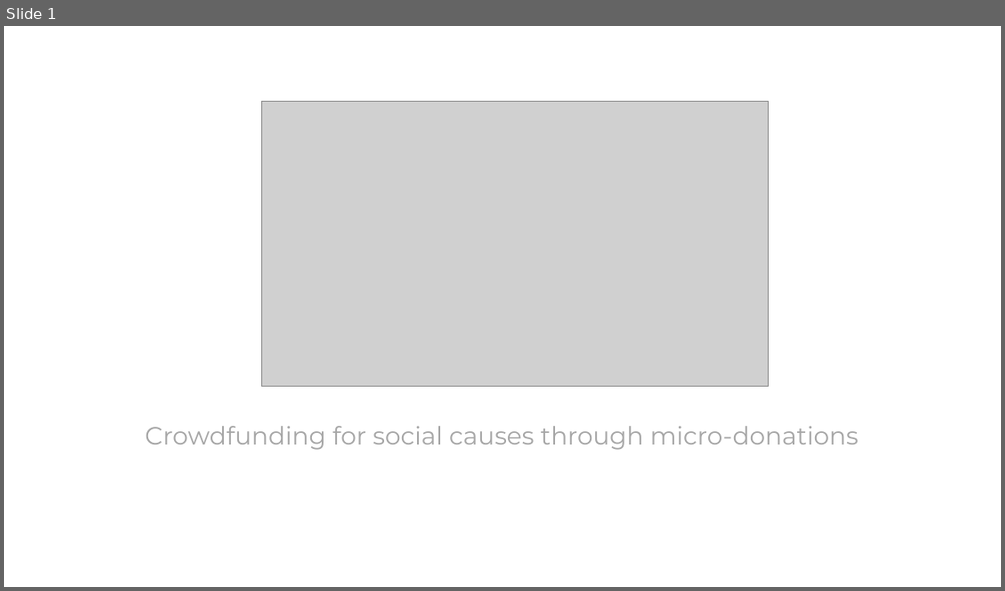
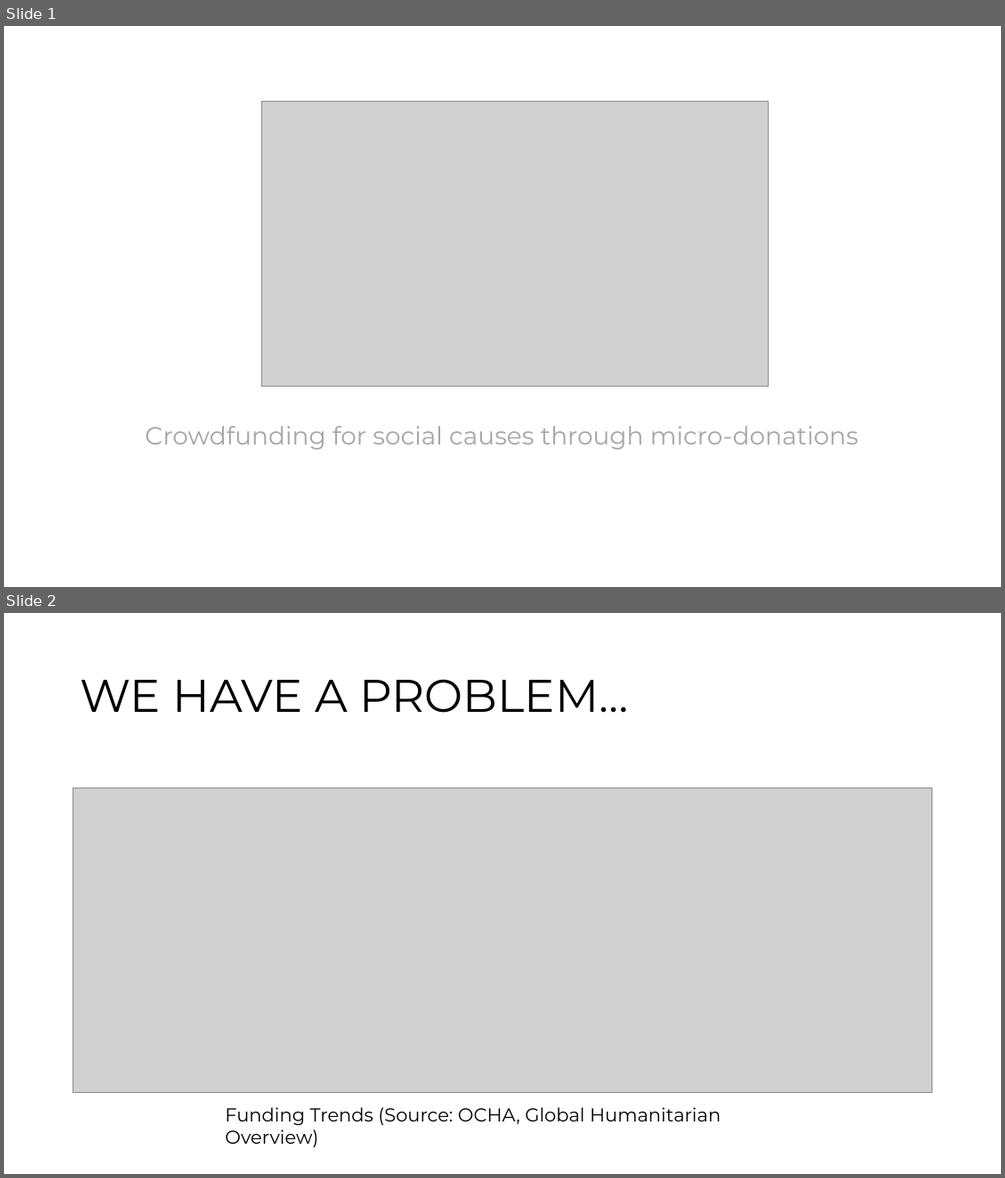
Before and after one commit to BocHackathon-Fintech-3/fasoulifasouli, a slide deck: Material/Pitch.pptx. Shown one above the other, each under a label of ours: slide 1 before the commit, slides 1 and 2 after it. The pictures are 1005x591 and 1005x1178 pixels, drawn with LibreOffice and Linux fonts; fonts in the diff are those of the drawing; grey boxes stand for pictures. Boxes give left, top, right and bottom in pixels: in the first picture for what was removed or moved away, otherwise in the second. Text is boxed around its words. In the diff, an @@ line names an element or a change of style, - is before the commit and + after.

```diff
--- a/Material/Pitch.pptx
+++ b/Material/Pitch.pptx
@@ slide 2 added at <box>4,613,1001,1174</box>, background #FFFFFF @@
@@ title added at <box>80,679,628,713</box>, 44 pt, text #000000 @@
+WE HAVE A PROBLEM…
@@ picture added at <box>73,788,933,1092</box> @@
@@ text added at <box>225,1107,720,1147</box>, 18 pt, text #000000 @@
+Funding Trends (Source: OCHA, Global Humanitarian Overview)
```
Also in this commit, not shown: 2 slides changed, 1 other slide added.
